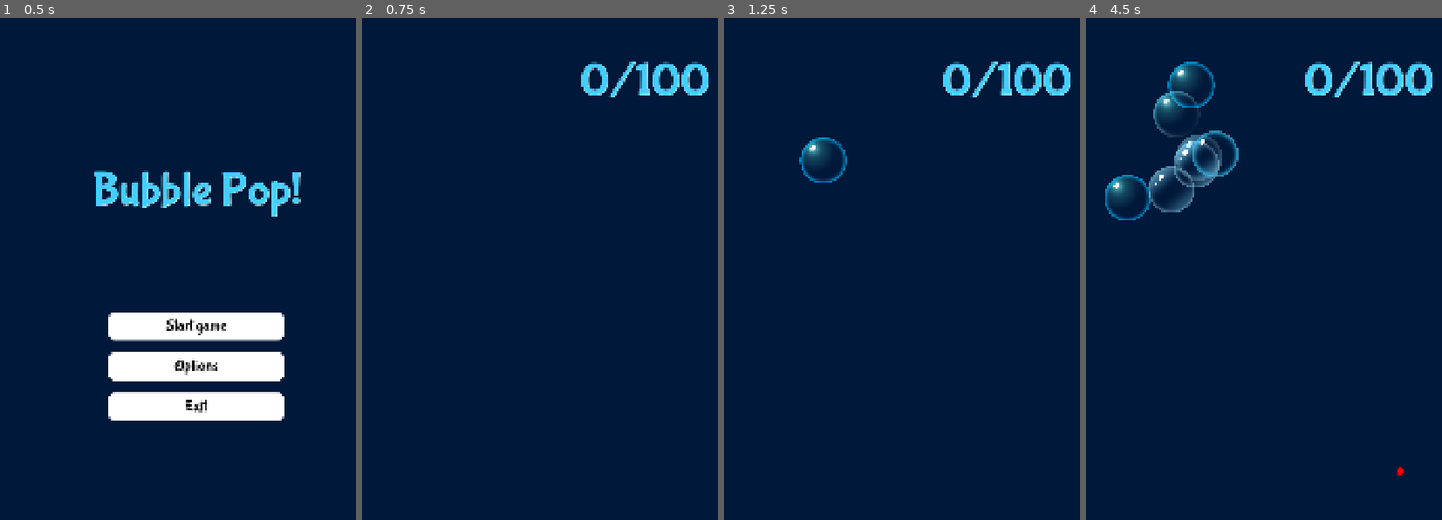
Above: before the commit, frames 1-4 (left to right).
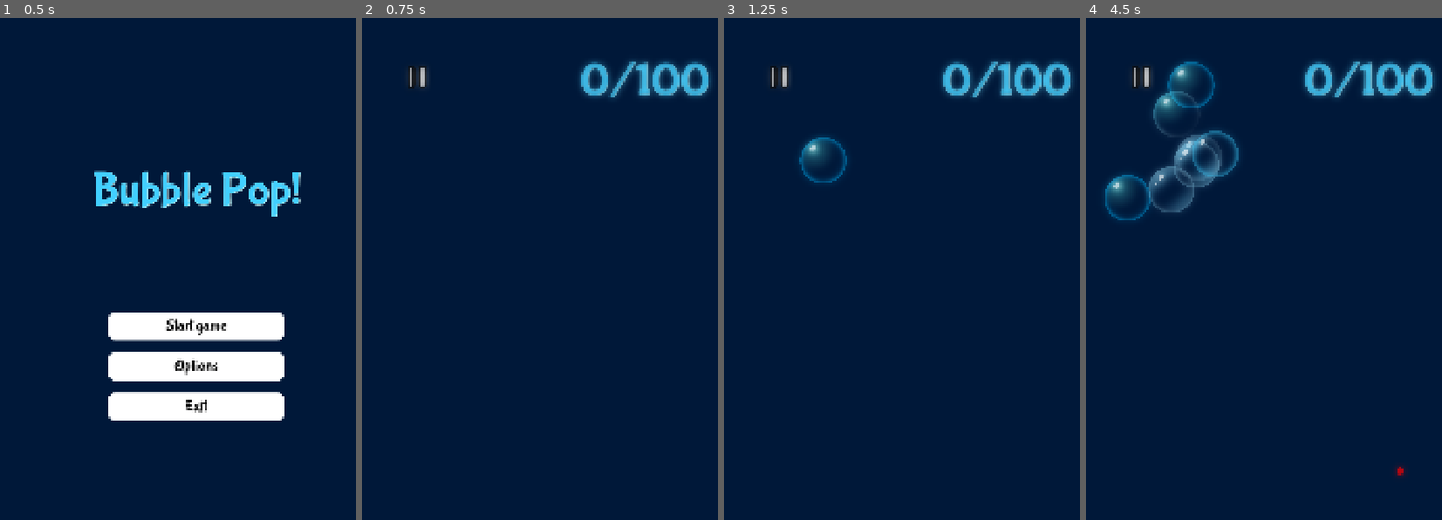
Above: after the commit, the same moments.

Repository: HybridAU/bubble-pop
Game: Godot game, scene res://menus/main_menu.tscn
Same seed, same stepped clock (60 frames per second), same inputs: the game is played once before the commit and once after it.
Inputs (mouse positions are in pixels of both pictures, inside the frame that each line leads up to):
- Up to frame 1 (0.5 s): no input
- Up to frame 2 (0.75 s): click "Start game" at 0.5 s
- Up to frame 3 (1.25 s): no input
- Up to frame 4 (4.5 s): move the mouse to (1367, 329) at 1.27 s; click (1367, 329) at 1.42 s; move the mouse to (1203, 399) at 2.02 s; click (1203, 399) at 2.17 s; move the mouse to (1320, 213) at 2.77 s; click (1320, 213) at 2.92 s; move the mouse to (1264, 504) at 3.52 s; click (1264, 504) at 3.67 s; move the mouse to (1399, 469) at 4.27 s; click (1399, 469) at 4.42 s

Frame 1 is identical in both runs. In frame 2, 1.9% of the frame differs, in the area x 12-99%, y 8-16%; in frame 3, 2.0%; in frame 4, 2.6%, in the area x 5-99%, y 8-92%.

Commit message:
Add pause button and menu

Diff:
--- a/levels/level_1.tscn
+++ b/levels/level_1.tscn
@@ -2,6 +2,7 @@
 
 [ext_resource type="Script" uid="uid://btsxrtwf5j0r" path="res://scripts/main.gd" id="1_vn7o3"]
 [ext_resource type="FontFile" uid="uid://l3g7clglucve" path="res://assets/Fonts/BubblegumSans-Regular.ttf" id="2_jirdo"]
+[ext_resource type="PackedScene" uid="uid://bry4a26kufo0" path="res://menus/pause_menu.tscn" id="4_kx6l7"]
 
 [node name="Level1" type="Node" unique_id=804394807]
 script = ExtResource("1_vn7o3")
@@ -33,4 +34,6 @@
 theme_override_font_sizes/font_size = 128
 text = "0/100"
 
+[node name="PauseMenu" parent="." unique_id=731387759 instance=ExtResource("4_kx6l7")]
+
 [connection signal="timeout" from="BubbleSpawnTimer" to="." method="_on_bubble_spawn_timer_timeout"]
--- /dev/null
+++ b/menus/pause_menu.gdshader
@@ -0,0 +1,11 @@
+// Taken from https://github.com/kobeDevStuff/2D-Procedurally-Generating-with-unloading/blob/main/pause_menu.gdshader
+
+shader_type canvas_item;
+uniform sampler2D SCREEN_TEXTURE: hint_screen_texture, filter_linear_mipmap;
+
+uniform float lod: hint_range(0.0, 5) = 0.0;
+
+void fragment(){
+	vec4 color = texture(SCREEN_TEXTURE, SCREEN_UV, lod);
+	COLOR = color;
+}
--- /dev/null
+++ b/menus/pause_menu.tscn
@@ -0,0 +1,153 @@
+[gd_scene format=3 uid="uid://bry4a26kufo0"]
+
+[ext_resource type="Script" uid="uid://dkt0iyom40qbm" path="res://scripts/pause_menu.gd" id="1_p1qj3"]
+[ext_resource type="Shader" uid="uid://cdhvgjw807yi1" path="res://menus/pause_menu.gdshader" id="1_s0u37"]
+[ext_resource type="Texture2D" uid="uid://diq0ofpmci877" path="res://assets/UI/Icon_Small_Blank_Pause.png" id="2_0wv6w"]
+
+[sub_resource type="RectangleShape2D" id="RectangleShape2D_0wv6w"]
+size = Vector2(40, 45)
+
+[sub_resource type="ShaderMaterial" id="ShaderMaterial_p1qj3"]
+shader = ExtResource("1_s0u37")
+shader_parameter/lod = 0.490000023275
+
+[sub_resource type="Animation" id="Animation_0wv6w"]
+length = 0.001
+tracks/0/type = "value"
+tracks/0/imported = false
+tracks/0/enabled = true
+tracks/0/path = NodePath("CanvasLayer/ColorRect:material:shader_parameter/lod")
+tracks/0/interp = 1
+tracks/0/loop_wrap = true
+tracks/0/keys = {
+"times": PackedFloat32Array(0),
+"transitions": PackedFloat32Array(1),
+"update": 0,
+"values": [0.490000023275]
+}
+tracks/1/type = "value"
+tracks/1/imported = false
+tracks/1/enabled = true
+tracks/1/path = NodePath("CanvasLayer/Panel:modulate")
+tracks/1/interp = 1
+tracks/1/loop_wrap = true
+tracks/1/keys = {
+"times": PackedFloat32Array(0),
+"transitions": PackedFloat32Array(1),
+"update": 0,
+"values": [Color(1, 1, 1, 0)]
+}
+
+[sub_resource type="Animation" id="Animation_qlf07"]
+resource_name = "blur"
+length = 0.3
+tracks/0/type = "value"
+tracks/0/imported = false
+tracks/0/enabled = true
+tracks/0/path = NodePath("CanvasLayer/ColorRect:material:shader_parameter/lod")
+tracks/0/interp = 1
+tracks/0/loop_wrap = true
+tracks/0/keys = {
+"times": PackedFloat32Array(0, 0.3),
+"transitions": PackedFloat32Array(1, 1),
+"update": 0,
+"values": [0.0, 0.800000038]
+}
+tracks/1/type = "value"
+tracks/1/imported = false
+tracks/1/enabled = true
+tracks/1/path = NodePath("CanvasLayer/Panel:modulate")
+tracks/1/interp = 1
+tracks/1/loop_wrap = true
+tracks/1/keys = {
+"times": PackedFloat32Array(0, 0.3),
+"transitions": PackedFloat32Array(1, 1),
+"update": 0,
+"values": [Color(1, 1, 1, 0), Color(1, 1, 1, 1)]
+}
+
+[sub_resource type="AnimationLibrary" id="AnimationLibrary_ybqm1"]
+_data = {
+&"RESET": SubResource("Animation_0wv6w"),
+&"blur": SubResource("Animation_qlf07")
+}
+
+[node name="PauseMenu" type="Control" unique_id=731387759]
+process_mode = 3
+layout_mode = 3
+anchors_preset = 15
+anchor_right = 1.0
+anchor_bottom = 1.0
+grow_horizontal = 2
+grow_vertical = 2
+script = ExtResource("1_p1qj3")
+
+[node name="Area2D" type="Area2D" parent="." unique_id=574507246]
+position = Vector2(151, 163)
+
+[node name="CollisionShape2D" type="CollisionShape2D" parent="Area2D" unique_id=2133846373]
+position = Vector2(4, 0)
+shape = SubResource("RectangleShape2D_0wv6w")
+
+[node name="Sprite2D" type="Sprite2D" parent="Area2D" unique_id=517867815]
+scale = Vector2(0.5, 0.5)
+texture = ExtResource("2_0wv6w")
+
+[node name="CanvasLayer" type="CanvasLayer" parent="." unique_id=669756297]
+
+[node name="ColorRect" type="ColorRect" parent="CanvasLayer" unique_id=196294741]
+material = SubResource("ShaderMaterial_p1qj3")
+anchors_preset = 15
+anchor_right = 1.0
+anchor_bottom = 1.0
+grow_horizontal = 2
+grow_vertical = 2
+
+[node name="Panel" type="Panel" parent="CanvasLayer" unique_id=665068700]
+modulate = Color(1, 1, 1, 0)
+anchors_preset = 8
+anchor_left = 0.5
+anchor_top = 0.5
+anchor_right = 0.5
+anchor_bottom = 0.5
+offset_left = -250.0
+offset_top = -250.0
+offset_right = 250.0
+offset_bottom = 250.0
+grow_horizontal = 2
+grow_vertical = 2
+
+[node name="VBoxContainer" type="VBoxContainer" parent="CanvasLayer/Panel" unique_id=552690878]
+layout_mode = 1
+anchors_preset = 8
+anchor_left = 0.5
+anchor_top = 0.5
+anchor_right = 0.5
+anchor_bottom = 0.5
+offset_left = -32.5
+offset_top = -50.5
+offset_right = 32.5
+offset_bottom = 50.5
+grow_horizontal = 2
+grow_vertical = 2
+
+[node name="ResumeButton" type="Button" parent="CanvasLayer/Panel/VBoxContainer" unique_id=505408248]
+layout_mode = 2
+text = "Resume"
+
+[node name="RestartButton" type="Button" parent="CanvasLayer/Panel/VBoxContainer" unique_id=861381056]
+layout_mode = 2
+text = "Restart"
+
+[node name="QuitButton" type="Button" parent="CanvasLayer/Panel/VBoxContainer" unique_id=1703315573]
+layout_mode = 2
+text = "Quit"
+
+[node name="PauseAnimation" type="AnimationPlayer" parent="CanvasLayer" unique_id=1920504847]
+root_node = NodePath("../..")
+libraries/ = SubResource("AnimationLibrary_ybqm1")
+
+[connection signal="body_entered" from="Area2D" to="." method="_on_area_2d_body_entered"]
+[connection signal="pressed" from="CanvasLayer/Panel/VBoxContainer/ResumeButton" to="." method="_on_resume_button_pressed"]
+[connection signal="pressed" from="CanvasLayer/Panel/VBoxContainer/RestartButton" to="." method="_on_restart_button_pressed"]
+[connection signal="pressed" from="CanvasLayer/Panel/VBoxContainer/QuitButton" to="." method="_on_quit_button_pressed"]
--- /dev/null
+++ b/scripts/pause_menu.gd
@@ -0,0 +1,33 @@
+extends Control
+
+@onready var pause_animation: AnimationPlayer = $CanvasLayer/PauseAnimation
+@onready var canvas_layer: CanvasLayer = $CanvasLayer
+
+
+func resume():
+	pause_animation.play_backwards("blur")
+	canvas_layer.hide()
+	get_tree().paused = false
+
+
+func pause():
+	canvas_layer.show()
+	get_tree().paused = true
+	pause_animation.play("blur")
+
+
+func _on_resume_button_pressed() -> void:
+	resume()
+
+func _on_restart_button_pressed() -> void:
+	resume()
+	get_tree().reload_current_scene()
+
+func _on_quit_button_pressed() -> void:
+	resume()
+	get_tree().change_scene_to_file("res://menus/main_menu.tscn")
+
+
+func _on_area_2d_body_entered(body: Node2D) -> void:
+	# This feels like a hack, I think I should be using a button here...
+	pause()
Binary file added: assets/UI/Icon_Small_Blank_Pause.png
Not shown, added: assets/UI/Icon_Small_Blank_Pause.png.import
Not shown, added: menus/pause_menu.gdshader.uid
Not shown, added: scripts/pause_menu.gd.uid
Not shown, changed: README.md
